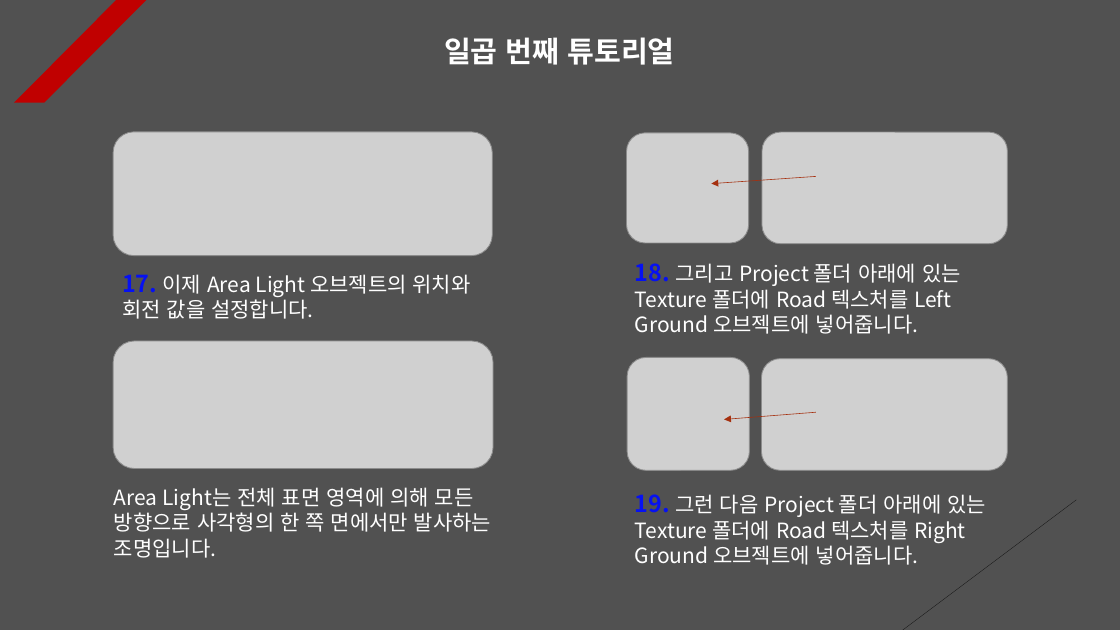
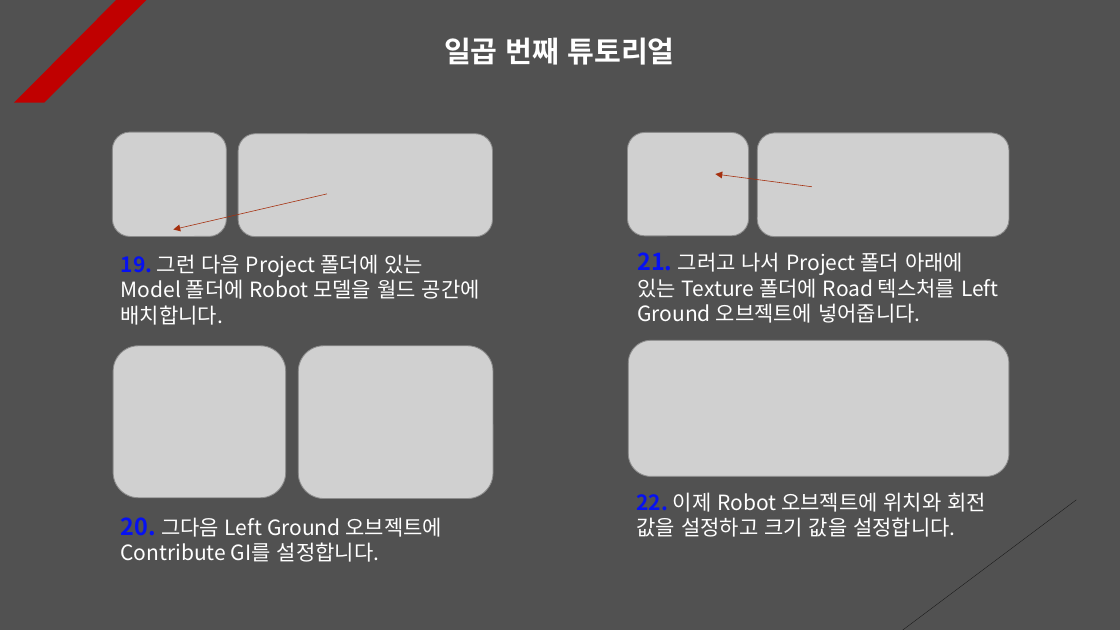
Before and after one commit to Unity2033/3D-UnityEngine, a slide deck: slide 7 of Assets/Light/PPT Data/Light Example.pptx. Drawn at 1120x630 pixels with LibreOffice and Linux fonts; fonts in the diff are those of the drawing; grey boxes stand for pictures. Boxes give left, top, right and bottom in pixels: in the first picture for what was removed or moved away, otherwise in the second. Text is boxed around its words. In the diff, an @@ line names an element or a change of style, - is before the commit and + after.

Commit message:
Light Tutorial Renewal
- Implemented to continuously
  increase the value of mass during
  physical collision

- Each PPT Data update

```diff
--- a/Assets/Light/PPT Data/Light Example.pptx
+++ b/Assets/Light/PPT Data/Light Example.pptx
@@ picture added at bbox=[113, 132, 227, 236] @@
@@ picture: place and size @@
-picture at bbox=[113, 132, 492, 255]
+picture at bbox=[239, 134, 493, 237]
@@ picture: place and size @@
-picture at bbox=[627, 133, 749, 243]
+picture at bbox=[628, 133, 749, 236]
@@ picture: place and size @@
-picture at bbox=[762, 132, 1007, 244]
+picture at bbox=[758, 133, 1010, 236]
@@ arrow moved from (816, 176) - (712, 184) to (812, 187) - (716, 174) @@
@@ arrow added from (327, 194) to (173, 229), #A5300F 0.5 pt dashed @@
@@ text added at bbox=[121, 254, 480, 325], 18 pt, text #FFFFFF @@
+19. 그런 다음 Project 폴더에 있는 Model 폴더에 Robot 모델을 월드 공간에 배치합니다.
@@ text at bbox=[637, 252, 998, 323]: text changed @@
-18. 그리고 Project 폴더 아래에 있는 Texture 폴더에 Road 텍스처를 Left Ground 오브젝트에 넣어줍니다.
+21. 그러고 나서 Project 폴더 아래에 있는 Texture 폴더에 Road 텍스처를 Left Ground 오브젝트에 넣어줍니다.
@@ picture removed at bbox=[113, 341, 493, 469] @@
@@ picture added at bbox=[113, 346, 286, 498] @@
@@ picture added at bbox=[298, 346, 493, 499] @@
@@ picture: place and size @@
-picture at bbox=[762, 359, 1008, 471]
+picture at bbox=[628, 340, 1009, 476]
@@ picture removed at bbox=[628, 357, 750, 470] @@
@@ arrow removed from (816, 413) to (724, 419) @@
@@ text removed at bbox=[114, 487, 491, 558] @@
-Area Light는 전체 표면 영역에 의해 모든 방향으로 사각형의 한 쪽 면에서만 발사하는 조명입니다.
@@ text at bbox=[637, 492, 986, 537]: text changed @@
-17. 이제 Area Light 오브젝트의 위치와 회전 값을 설정합니다.
+22. 이제 Robot 오브젝트에 위치와 회전 값을 설정하고 크기 값을 설정합니다.
@@ text at bbox=[121, 517, 442, 562]: text changed @@
-19. 그런 다음 Project 폴더 아래에 있는 Texture 폴더에 Road 텍스처를 Right Ground 오브젝트에 넣어줍니다.
+20. 그다음 Left Ground 오브젝트에 Contribute GI를 설정합니다.
```
Also in this commit, not shown: 16 other slides changed, 9 other files.
